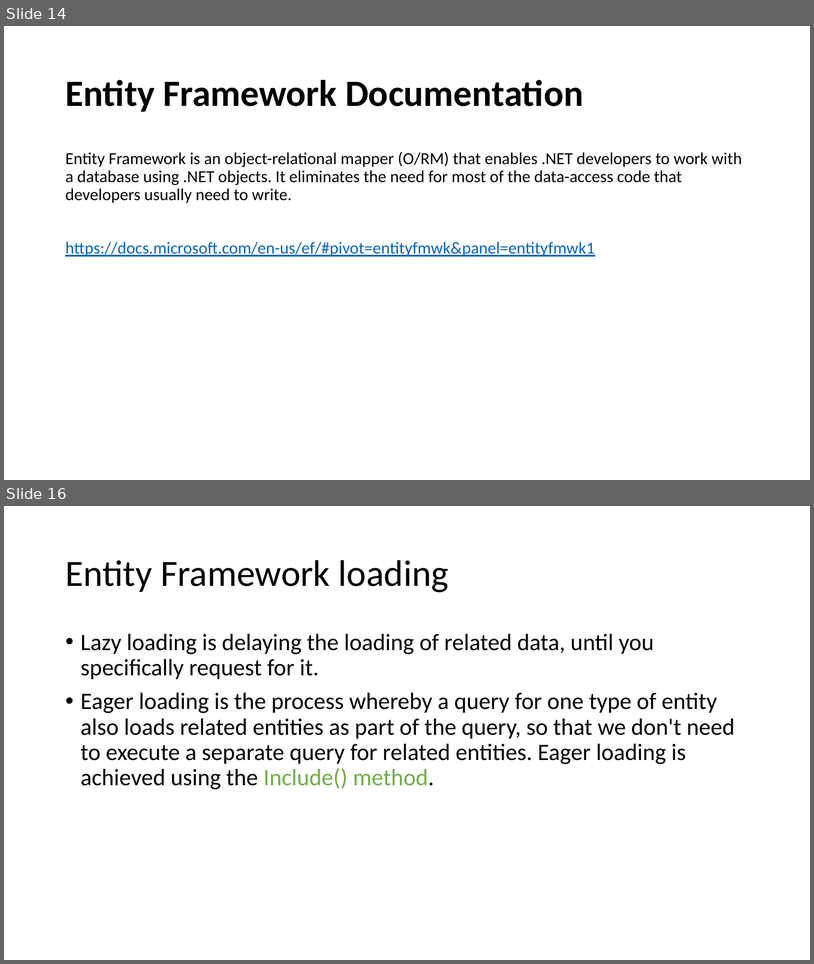
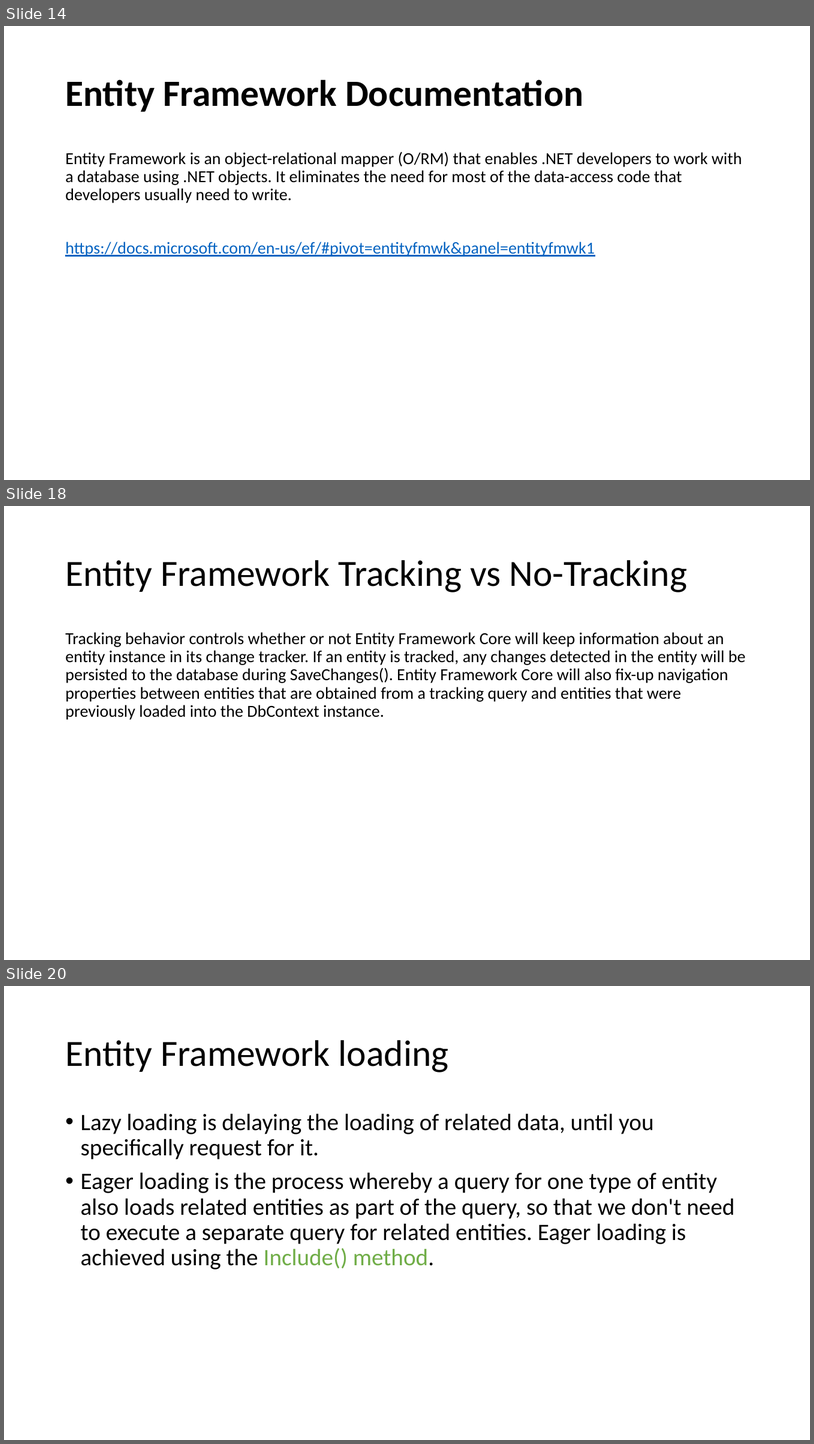
Before and after one commit to karenpayneoregon/VisualStudioEducation, a slide deck: PowerPoint/Working with Visual Studio.pptx. Shown one above the other, each under a label of ours: slides 14 and 16 before the commit, slides 14, 18 and 20 after it; the slides between them are not shown. The pictures are 814x964 and 814x1444 pixels, drawn with LibreOffice and Linux fonts; fonts in the diff are those of the drawing. Boxes give left, top, right and bottom in pixels: in the first picture for what was removed or moved away, otherwise in the second. Text is boxed around its words. In the diff, an @@ line names an element or a change of style, - is before the commit and + after.

```diff
--- a/PowerPoint/Working with Visual Studio.pptx
+++ b/PowerPoint/Working with Visual Studio.pptx
@@ slide 18 added at (4,506,810,960), background #FFFFFF @@
@@ title added at (65,560,687,592), 44 pt, text #000000 @@
+Entity Framework Tracking vs No-Tracking
@@ text added at (65,632,746,720), 20 pt, text #000000 @@
+Tracking behavior controls whether or not Entity Framework Core will keep information about an entity instance in its change tracker. If an entity is tracked, any changes detected in the entity will be persisted to the database during SaveChanges(). Entity Framework Core will also fix-up navigation properties between entities that are obtained from a tracking query and entities that were previously loaded into the DbContext instance.
@@ what was slide 16 is now slide 20 @@
```
Also in this commit, not shown: 5 other slides added, 1 slide removed, 23 other files.
